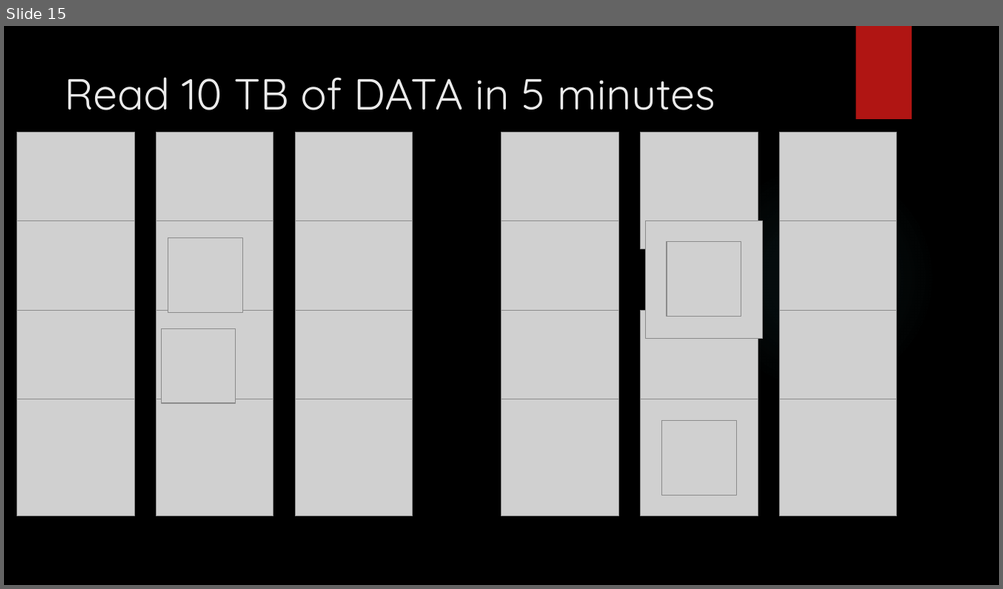
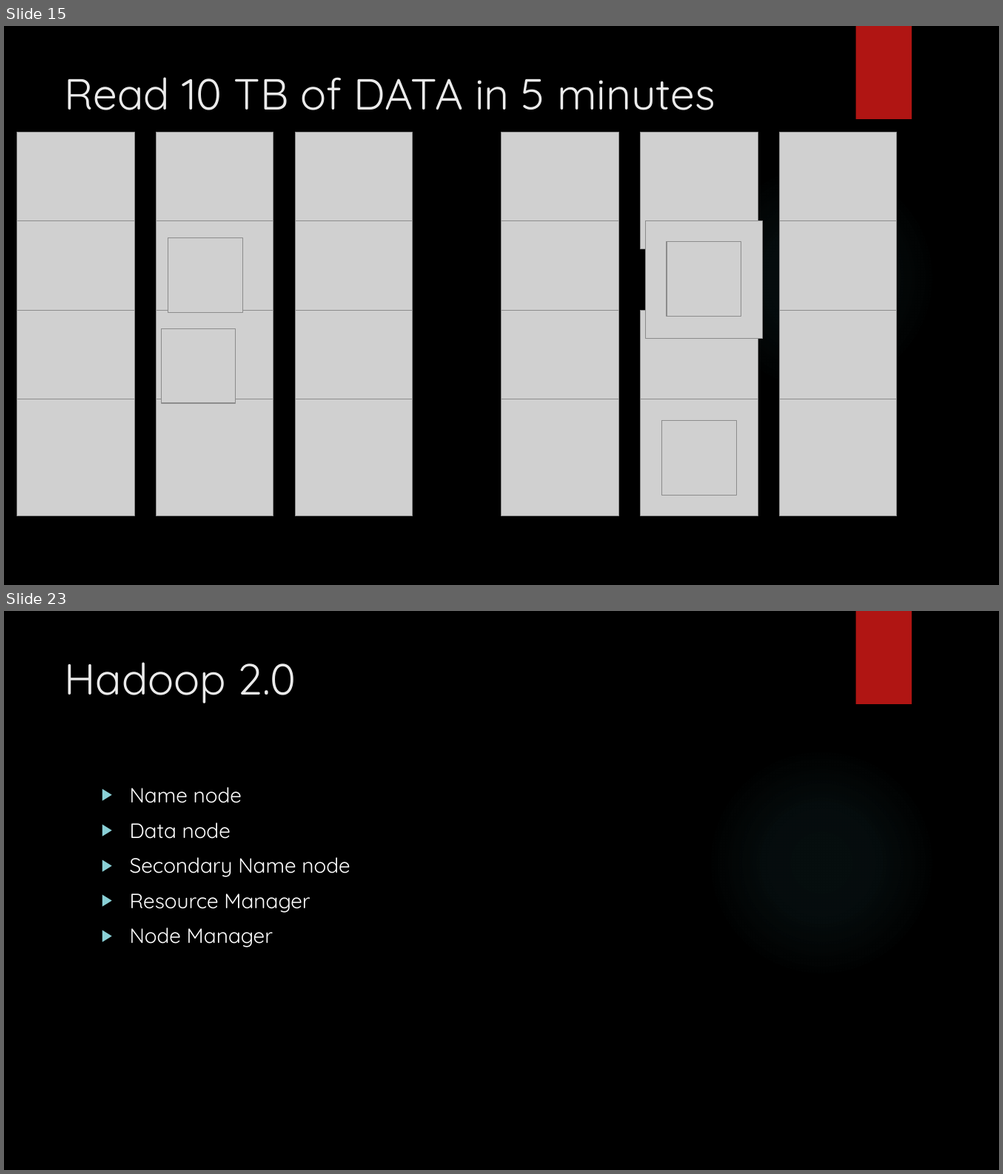
Before and after one commit to karthick1808/DW001, a slide deck: Bigdata.pptx. Shown one above the other, each under a label of ours: slide 15 before the commit, slides 15 and 23 after it; the slides between them are not shown. The pictures are 1003x589 and 1003x1174 pixels, drawn with LibreOffice and Linux fonts; fonts in the diff are those of the drawing; grey boxes stand for pictures; background and template pictures are left out. Boxes give left, top, right and bottom in pixels: in the first picture for what was removed or moved away, otherwise in the second. Text is boxed around its words. In the diff, an @@ line names an element or a change of style, - is before the commit and + after.

```diff
--- a/Bigdata.pptx
+++ b/Bigdata.pptx
@@ slide 23 added at box(4, 611, 999, 1170), background picture (left out); not listed: 2 template elements that a slide beside it also shows @@
@@ title added at box(64, 662, 296, 703), 42 pt, text #EBEBEB @@
+Hadoop 2.0
@@ text added at box(130, 787, 350, 948), 20 pt, text #FFFFFF @@
+▶ Name node
+▶ Data node
+▶ Secondary Name node
+▶ Resource Manager
+▶ Node Manager
```
Also in this commit, not shown: 7 other slides added.
